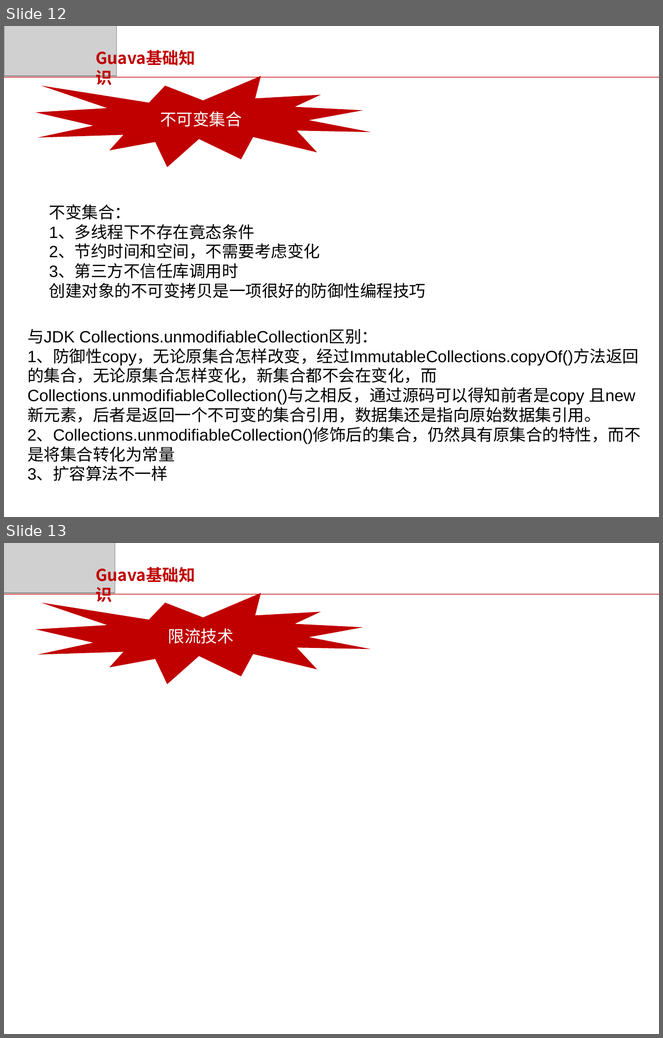
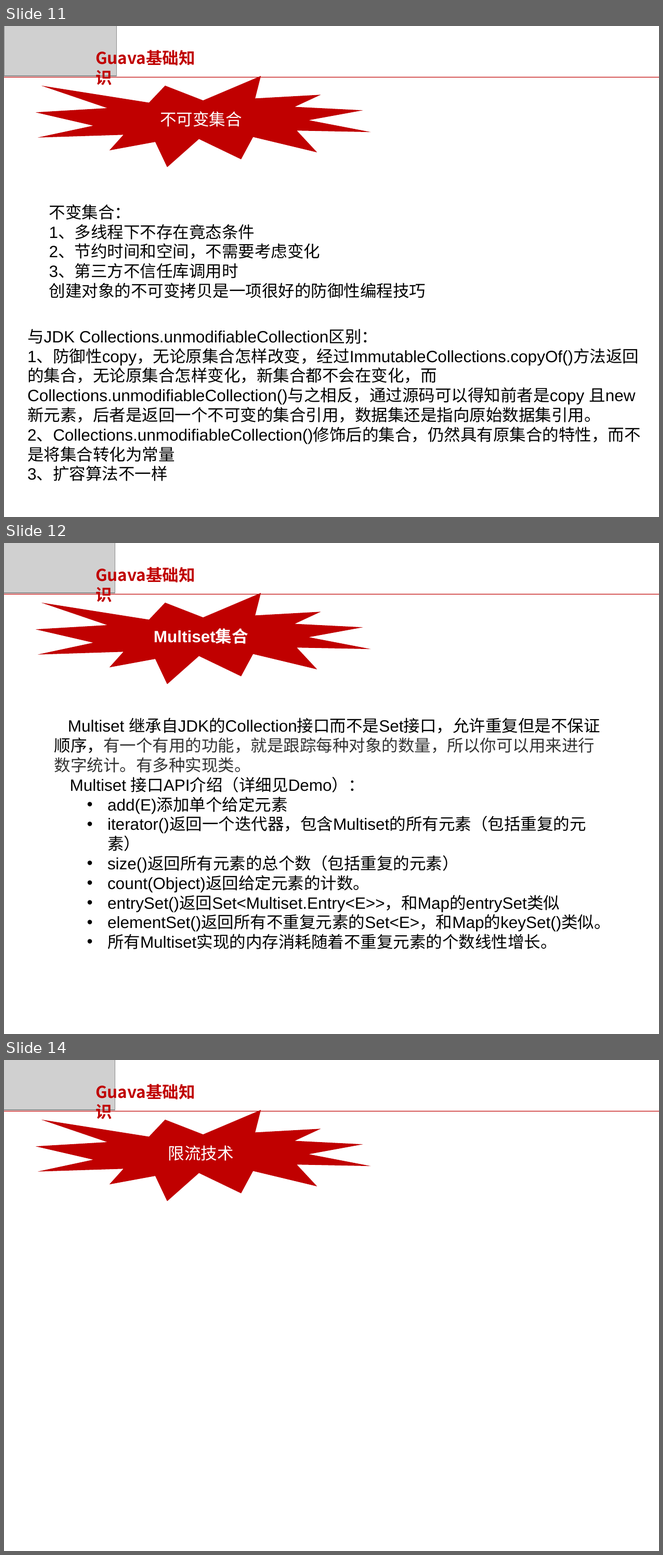
Before and after one commit to wychenlong/java, a slide deck: Java集合基础框架.pptx. Shown one above the other, each under a label of ours: slides 12 and 13 before the commit, slides 11, 12 and 14 after it; the slides between them are not shown. The pictures are 663x1038 and 663x1555 pixels, drawn with LibreOffice and Linux fonts; fonts in the diff are those of the drawing; grey boxes stand for pictures; background and template pictures are left out. Boxes give left, top, right and bottom in pixels: in the first picture for what was removed or moved away, otherwise in the second. Text is boxed around its words. In the diff, an @@ line names an element or a change of style, - is before the commit and + after.

```diff
--- a/Java集合基础框架.pptx
+++ b/Java集合基础框架.pptx
@@ slide 12 added at [4,543,659,1034], background #FFFFFF; not listed: 1 template element that a slide beside it also shows @@
@@ picture added at [4,543,115,593] @@
@@ text added at [89,562,203,588], 18 pt, text #C00000, bold @@
+Guava基础知识
@@ irregular seal added at [35,593,371,684], fill #C00000, 18 pt, text #FFFFFF, bold @@
+Multiset集合
@@ text added at [54,718,611,950], 18 pt, text #000000 @@
+Multiset 继承自JDK的Collection接口而不是Set接口，允许重复但是不保证顺序，有一个有用的功能，就是跟踪每种对象的数量，所以你可以用来进行数字统计。有多种实现类。
+Multiset 接口API介绍（详细见Demo）：
+  • add(E)添加单个给定元素
+  • iterator()返回一个迭代器，包含Multiset的所有元素（包括重复的元素）
+  • size()返回所有元素的总个数（包括重复的元素）
+  • count(Object)返回给定元素的计数。
+  • entrySet()返回Set<Multiset.Entry<E>>，和Map的entrySet类似
+  • elementSet()返回所有不重复元素的Set<E>，和Map的keySet()类似。
+  • 所有Multiset实现的内存消耗随着不重复元素的个数线性增长。
@@ what was slide 12 is now slide 11 @@
@@ what was slide 13 is now slide 14 @@
```
Also in this commit, not shown: 2 slides changed, 1 other slide added, 1 slide removed.
